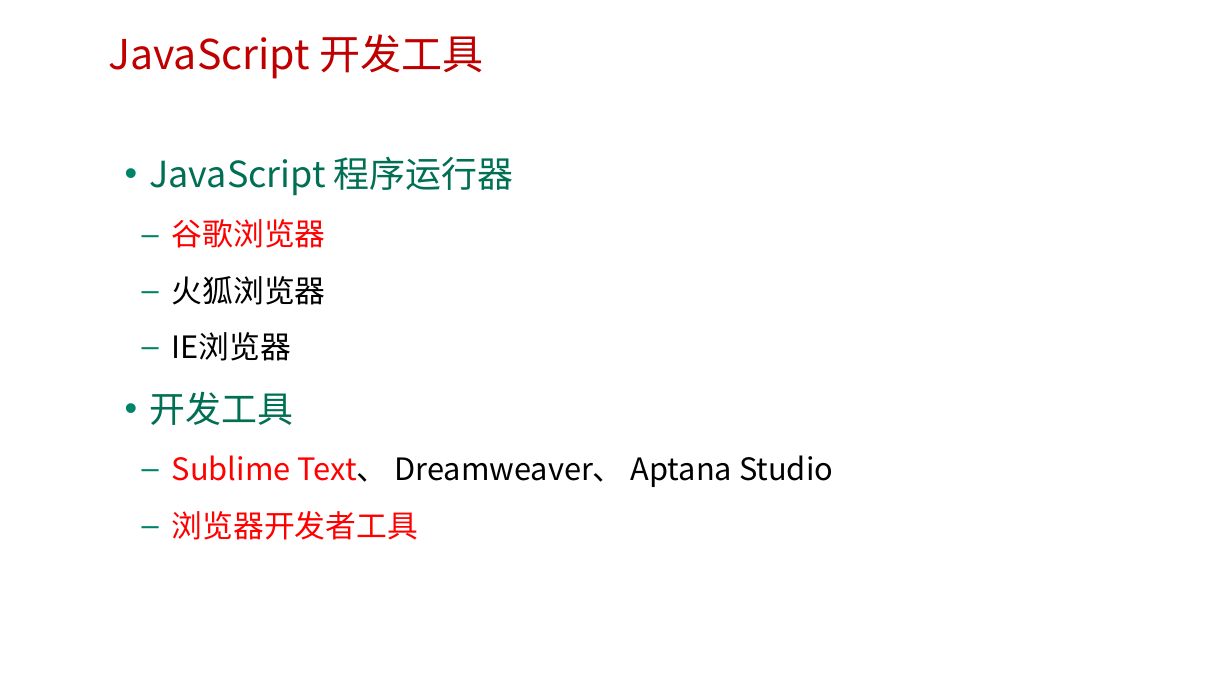
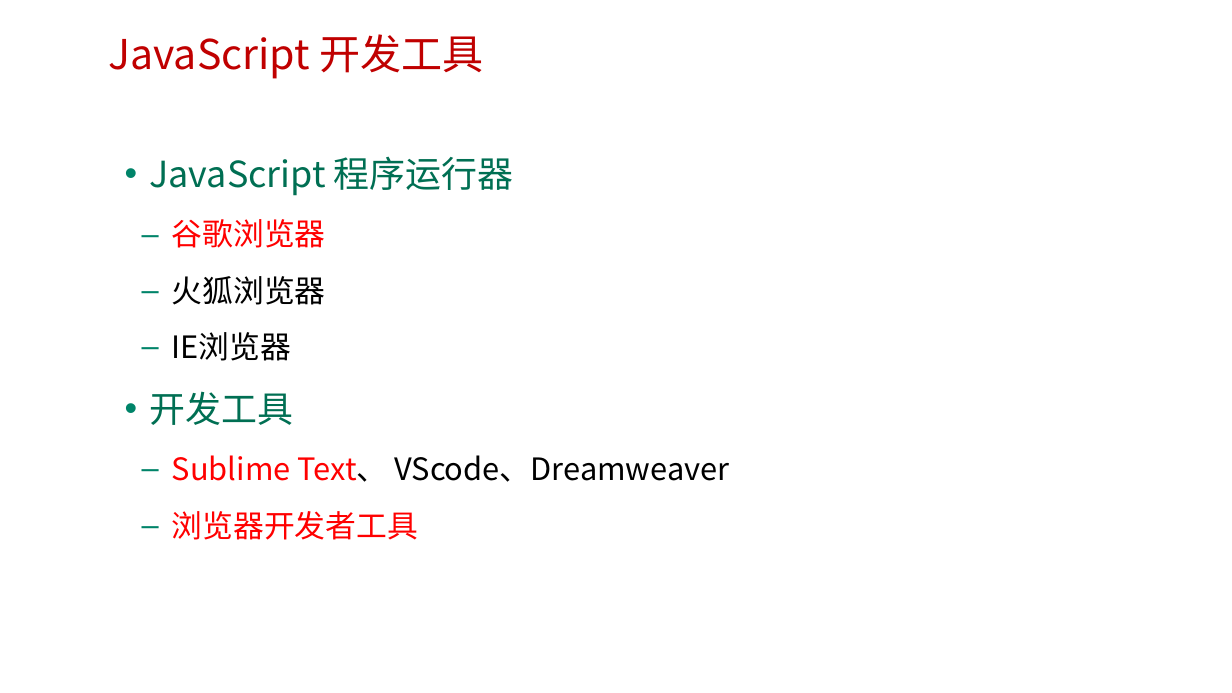
Before and after one commit to edu2act/course-web2, a slide deck: slide 28 of materials/slides/第一章 JavaScript概述.pptx. Drawn at 1232x693 pixels with LibreOffice and Linux fonts; fonts in the diff are those of the drawing; background and template pictures are left out. Boxes give left, top, right and bottom in pixels: in the first picture for what was removed or moved away, otherwise in the second. Text is boxed around its words. In the diff, an @@ line names an element or a change of style, - is before the commit and + after.

```diff
--- a/materials/slides/第一章 JavaScript概述.pptx
+++ b/materials/slides/第一章 JavaScript概述.pptx
@@ text at (x1=172, y1=455, x2=729, y2=482): text changed @@
-  – Sublime Text、 Dreamweaver、 Aptana Studio
+  – Sublime Text、 VScode、Dreamweaver
```
Also in this commit, not shown: 10 other slides changed, 22 other files.
